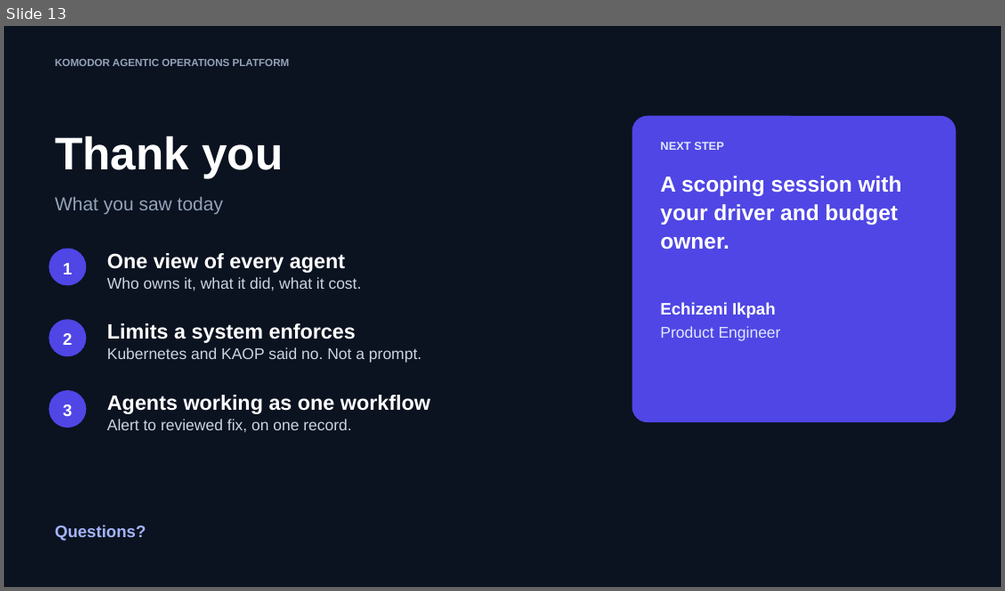
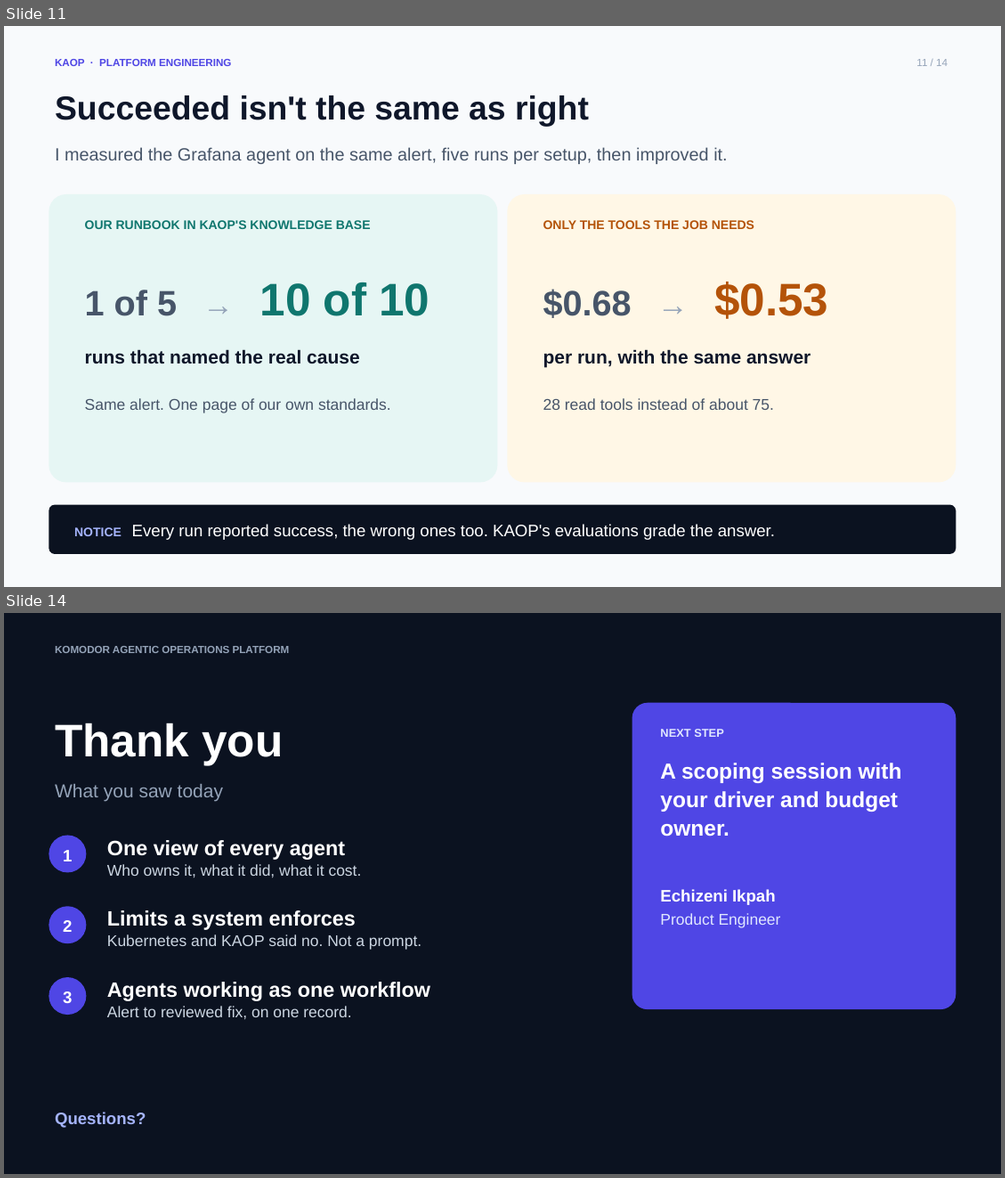
Before and after one commit to chizeni24/komodor-production-lab, a slide deck: docs/presentation/KAOP_Customer_Pitch.pptx. Shown one above the other, each under a label of ours: slide 13 before the commit, slides 11 and 14 after it; the slides between them are not shown. The pictures are 1005x591 and 1005x1178 pixels, drawn with LibreOffice and Linux fonts; fonts in the diff are those of the drawing. Boxes give left, top, right and bottom in pixels: in the first picture for what was removed or moved away, otherwise in the second. Text is boxed around its words. In the diff, an @@ line names an element or a change of style, - is before the commit and + after.

```diff
--- a/docs/presentation/KAOP_Customer_Pitch.pptx
+++ b/docs/presentation/KAOP_Customer_Pitch.pptx
@@ slide 11 added at (x1=4, y1=26, x2=1001, y2=587), background #F8FAFC @@
@@ text added at (x1=55, y1=59, x2=231, y2=66), 10 pt, text #4F46E5, bold @@
+KAOP · PLATFORM ENGINEERING
@@ text added at (x1=916, y1=59, x2=947, y2=66), 10 pt, text #94A3B8 @@
+11 / 14
@@ text added at (x1=55, y1=95, x2=589, y2=127), 32 pt, text #0F172A, bold @@
+Succeeded isn't the same as right
@@ text added at (x1=55, y1=147, x2=727, y2=164), 17 pt, text #475569 @@
+I measured the Grafana agent on the same alert, five runs per setup, then improved it.
@@ rounded rectangle added at (x1=48, y1=194, x2=498, y2=483), fill #E6F6F4 @@
@@ rounded rectangle added at (x1=507, y1=194, x2=956, y2=483), fill #FFF7E6 @@
@@ text added at (x1=85, y1=220, x2=371, y2=229), 12 pt, text #0F766E, bold @@
+OUR RUNBOOK IN KAOP'S KNOWLEDGE BASE
@@ text added at (x1=543, y1=220, x2=754, y2=229), 12 pt, text #B45309, bold @@
+ONLY THE TOOLS THE JOB NEEDS
@@ text added at (x1=85, y1=282, x2=429, y2=316), 44 pt, text #0F766E, bold @@
+1 of 5 → 10 of 10
@@ text added at (x1=543, y1=281, x2=828, y2=319), 34 pt, text #475569, bold @@
+$0.68 → $0.53
@@ text added at (x1=85, y1=349, x2=360, y2=364), 18 pt, text #0F172A, bold @@
+runs that named the real cause
@@ text added at (x1=543, y1=349, x2=810, y2=368), 18 pt, text #0F172A, bold @@
+per run, with the same answer
@@ text added at (x1=85, y1=398, x2=391, y2=413), 15 pt, text #475569 @@
+Same alert. One page of our own standards.
@@ text added at (x1=543, y1=398, x2=774, y2=410), 15 pt, text #475569 @@
+28 read tools instead of about 75.
@@ rounded rectangle added at (x1=48, y1=505, x2=956, y2=554), fill #0B1220, 16 pt, text #FFFFFF @@
+NOTICE Every run reported success, the wrong ones too. KAOP's evaluations grade the answer.
@@ what was slide 13 is now slide 14 @@
```
Also in this commit, not shown: 12 slides changed, 1 other file.
